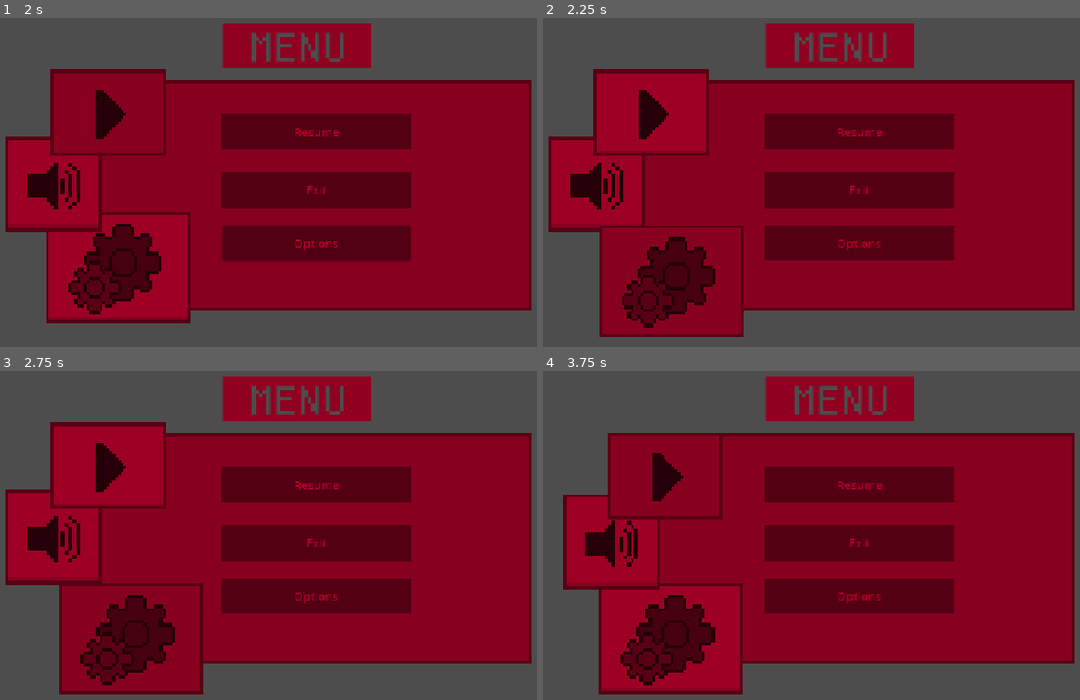
Above: before the commit, frames 1-4 (two rows, left to right).
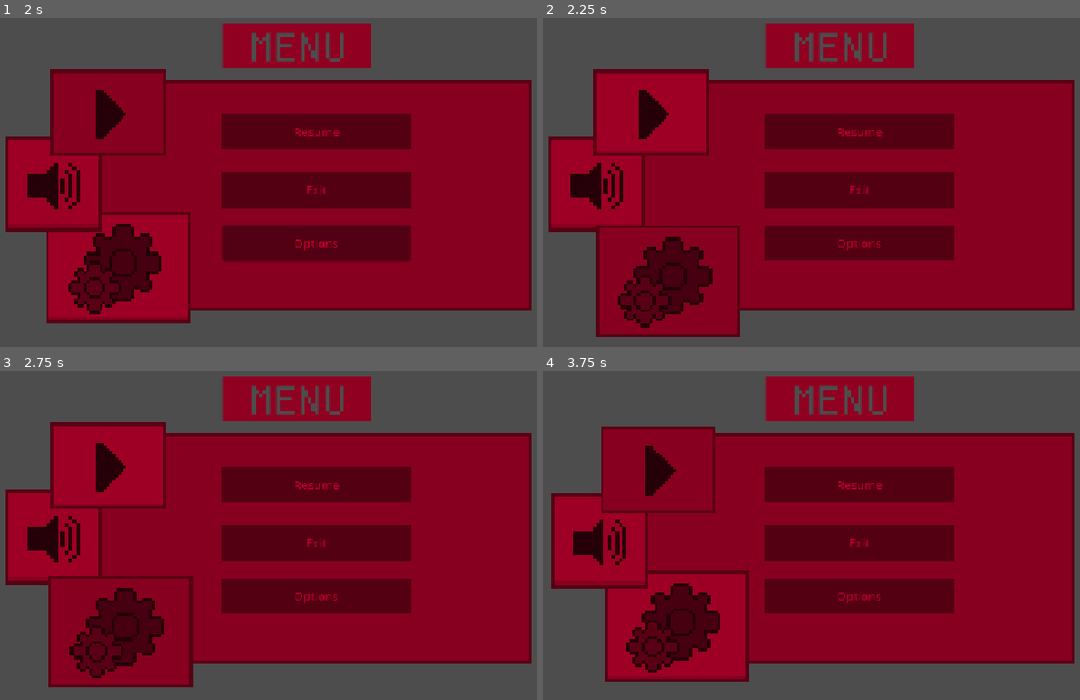
Above: after the commit, the same moments.

Repository: Randompigion/AnomalyHuntersJameGam
Game: Godot game, scene res://Menu/menu.tscn
The game is run twice, just before and just after one commit, with the same random seed, the same clock (stepped at 60 frames per second) and the same inputs. This scene is started directly instead of the project's main scene.
Inputs (mouse positions are in pixels of both pictures, inside the frame that each line leads up to):
- Up to frame 1 (2 s): click "Resume" at 0.5 s; click "Options" at 1.25 s
- Up to frame 2 (2.25 s): click (666, 268) at 2 s
- Up to frame 3 (2.75 s): no input
- Up to frame 4 (3.75 s): click (607, 538) at 2.75 s; click (650, 466) at 3.5 s

Frame 1 is identical in both runs. In frame 2, 2.0% of the frame differs, in the area x 9-38%, y 63-97%; in frame 3, 5.0%; in frame 4, 8.6%, in the area x 1-39%, y 16-99%.

Commit message:
moved menu files to the correct folder

Diff:
--- a/Menu/menu.tscn
+++ b/Menu/menu.tscn
@@ -1,10 +1,10 @@
 [gd_scene format=3 uid="uid://cjp4jtcm2kqrv"]
 
-[ext_resource type="Script" uid="uid://c7dya4lkcs0rk" path="res://menu.gd" id="1_4hy44"]
+[ext_resource type="Script" uid="uid://c7dya4lkcs0rk" path="res://Menu/menu.gd" id="1_4hy44"]
 [ext_resource type="Texture2D" uid="uid://b1rvdemwo8py7" path="res://Assets/Menu/option1.png" id="1_lti8b"]
 [ext_resource type="Texture2D" uid="uid://igdtgn16gtme" path="res://Assets/Menu/option3.png" id="1_mae5d"]
 [ext_resource type="Texture2D" uid="uid://csw7l4j253qwn" path="res://Assets/Menu/option2.png" id="2_4hy44"]
-[ext_resource type="ButtonGroup" uid="uid://dunf4ldps3mcd" path="res://mainButtons.tres" id="2_kk3ma"]
+[ext_resource type="ButtonGroup" uid="uid://dunf4ldps3mcd" path="res://Menu/mainButtons.tres" id="2_kk3ma"]
 [ext_resource type="FontFile" uid="uid://b1vba2nd0544p" path="res://Assets/Menu/Pixeland.ttf" id="2_nrnbx"]
 [ext_resource type="Texture2D" uid="uid://c08rup67fkr1u" path="res://Assets/Menu/option3_pressed.png" id="3_ytr4m"]
 [ext_resource type="Texture2D" uid="uid://dcvvpkx2n00aj" path="res://Assets/Menu/option2_pressed.png" id="5_l48gv"]
--- a/mainButtons.tres
+++ /dev/null
@@ -1,3 +0,0 @@
-[gd_resource type="ButtonGroup" format=3 uid="uid://dunf4ldps3mcd"]
-
-[resource]
--- a/main_buttons.gd
+++ /dev/null
@@ -1,11 +0,0 @@
-extends Control
-
-
-# Called when the node enters the scene tree for the first time.
-func _ready() -> void:
-	pass # Replace with function body.
-
-
-# Called every frame. 'delta' is the elapsed time since the previous frame.
-func _process(delta: float) -> void:
-	pass
--- a/menu.gd
+++ /dev/null
@@ -1,102 +0,0 @@
-extends Control
-
-@onready var main_buttons: Control = $MainButtons
-@onready var menu_label: Label = $MenuLabel
-@onready var play_panel: Panel = $PlayPanel
-@onready var volume_panel: Panel = $VolumePanel
-@onready var settings_panel: Panel = $SettingsPanel
-@onready var settings_button: TextureButton = $MainButtons/SettingsButton
-@onready var volume_button: TextureButton = $MainButtons/VolumeButton
-@onready var play_button: TextureButton = $MainButtons/PlayButton
-@onready var settings_og_position: Vector2 = settings_button.position
-@onready var volume_og_position: Vector2 = volume_button.position
-@onready var play_og_position: Vector2 = play_button.position
-
-@export var shake: float = 4.0
-@export var min_offset: float = 2.0
-@export var max_offset: float = 15.0
-
-
-var menu_color = Color(0.809, 0.0, 0.186)
-var is_darker: bool = false
-var is_hovering: bool = false
-var rand_offset: Vector2
-var this: TextureButton
-var z: int = 0
-var selected: TextureButton
-
-
-# Called when the node enters the scene tree for the first time.
-func _ready() -> void:
-	main_buttons.modulate = menu_color
-	play_panel.modulate = menu_color
-	play_panel.visible = true
-	volume_panel.visible = false
-	settings_panel.visible = false
-	selected = play_button
-	menu_label.add_theme_color_override("font_color", menu_color.darkened(0.3))
-
-
-# Called every frame. 'delta' is the elapsed time since the previous frame.
-func _process(_delta: float) -> void:
-	if selected != null:
-		selected.button_pressed = true
-
-
-func shaking(element, og_position) -> void:
-	while is_hovering == true:
-		rand_offset = Vector2(randf_range(min_offset, max_offset), randf_range(min_offset, max_offset))
-		element.position += rand_offset
-		await get_tree().create_timer(0.1).timeout
-		element.position = og_position
-
-
-func _on_settings_button_mouse_entered() -> void:
-	is_hovering = true
-	this = settings_button
-	shaking(this, settings_og_position)
-	z += 1
-	settings_button.z_index = z
-
-
-func _on_settings_button_mouse_exited() -> void:
-	is_hovering = false
-	this = null
-
-
-func _on_volume_button_mouse_entered() -> void:
-	is_hovering = true
-	this = volume_button
-	shaking(this, volume_og_position)
-	z += 1
-	volume_button.z_index = z
-
-
-func _on_volume_button_mouse_exited() -> void:
-	is_hovering = false
-	this = null
-
-
-func _on_play_button_mouse_entered() -> void:
-	is_hovering = true
-	this = play_button
-	shaking(this, play_og_position)
-	z += 1
-	play_button.z_index = z
-
-
-func _on_play_button_mouse_exited() -> void:
-	is_hovering = false
-	this = null
-
-
-func _on_play_button_toggled(_toggled_on: bool) -> void:
-	selected = play_button
-
-
-func _on_volume_button_toggled(_toggled_on: bool) -> void:
-	selected = volume_button
-
-
-func _on_settings_button_toggled(_toggled_on: bool) -> void:
-	selected = settings_button
--- a/menu.tscn
+++ /dev/null
@@ -1,240 +0,0 @@
-[gd_scene format=3 uid="uid://cjp4jtcm2kqrv"]
-
-[ext_resource type="Script" uid="uid://c7dya4lkcs0rk" path="res://menu.gd" id="1_4hy44"]
-[ext_resource type="Texture2D" uid="uid://b1rvdemwo8py7" path="res://Assets/Menu/option1.png" id="1_lti8b"]
-[ext_resource type="Texture2D" uid="uid://igdtgn16gtme" path="res://Assets/Menu/option3.png" id="1_mae5d"]
-[ext_resource type="Texture2D" uid="uid://csw7l4j253qwn" path="res://Assets/Menu/option2.png" id="2_4hy44"]
-[ext_resource type="ButtonGroup" uid="uid://dunf4ldps3mcd" path="res://mainButtons.tres" id="2_kk3ma"]
-[ext_resource type="FontFile" uid="uid://b1vba2nd0544p" path="res://Assets/Menu/Pixeland.ttf" id="2_nrnbx"]
-[ext_resource type="Texture2D" uid="uid://c08rup67fkr1u" path="res://Assets/Menu/option3_pressed.png" id="3_ytr4m"]
-[ext_resource type="Texture2D" uid="uid://dcvvpkx2n00aj" path="res://Assets/Menu/option2_pressed.png" id="5_l48gv"]
-[ext_resource type="Texture2D" uid="uid://bgnpb5mkqlxu6" path="res://Assets/Menu/option1_pressed.png" id="7_ecwwl"]
-
-[sub_resource type="StyleBoxFlat" id="StyleBoxFlat_4hy44"]
-bg_color = Color(0.65628535, 0.6562854, 0.6562853, 1)
-border_width_left = 4
-border_width_top = 4
-border_width_right = 4
-border_width_bottom = 4
-border_color = Color(0.4392157, 0.4392157, 0.4392157, 1)
-
-[sub_resource type="StyleBoxFlat" id="StyleBoxFlat_nrnbx"]
-bg_color = Color(0.40832943, 0.4083295, 0.40832937, 1)
-
-[sub_resource type="StyleBoxFlat" id="StyleBoxFlat_h1wq0"]
-bg_color = Color(0.40784314, 0.40784314, 0.40784314, 1)
-
-[sub_resource type="StyleBoxFlat" id="StyleBoxFlat_ytr4m"]
-bg_color = Color(0.654902, 0.654902, 0.654902, 1)
-
-[sub_resource type="StyleBoxFlat" id="StyleBoxFlat_l48gv"]
-bg_color = Color(0.654902, 0.654902, 0.654902, 1)
-
-[node name="Menu" type="Control" unique_id=1277463647]
-layout_mode = 3
-anchors_preset = 8
-anchor_left = 0.5
-anchor_top = 0.5
-anchor_right = 0.5
-anchor_bottom = 0.5
-offset_left = 32.0
-offset_top = -4.0
-offset_right = 32.0
-offset_bottom = -4.0
-grow_horizontal = 2
-grow_vertical = 2
-script = ExtResource("1_4hy44")
-
-[node name="MenuLabel" type="Label" parent="." unique_id=1178105422]
-layout_mode = 1
-anchors_preset = 8
-anchor_left = 0.5
-anchor_top = 0.5
-anchor_right = 0.5
-anchor_bottom = 0.5
-offset_left = -128.0
-offset_top = -272.0
-offset_right = 107.0
-offset_bottom = -167.0
-grow_horizontal = 2
-grow_vertical = 2
-theme_override_colors/font_color = Color(0.5931336, 0.59313357, 0.59313357, 1)
-theme_override_fonts/font = ExtResource("2_nrnbx")
-theme_override_font_sizes/font_size = 100
-text = " MENU "
-
-[node name="PlayPanel" type="Panel" parent="." unique_id=449300224]
-layout_mode = 1
-anchors_preset = 8
-anchor_left = 0.5
-anchor_top = 0.5
-anchor_right = 0.5
-anchor_bottom = 0.5
-offset_left = -328.0
-offset_top = -167.99998
-offset_right = 272.0719
-offset_bottom = 160.55461
-grow_horizontal = 2
-grow_vertical = 2
-scale = Vector2(1.1465292, 1.1078826)
-theme_override_styles/panel = SubResource("StyleBoxFlat_4hy44")
-
-[node name="Button" type="Button" parent="PlayPanel" unique_id=1550758597]
-layout_mode = 1
-anchors_preset = 8
-anchor_left = 0.5
-anchor_top = 0.5
-anchor_right = 0.5
-anchor_bottom = 0.5
-offset_left = -125.59642
-offset_top = -117.34093
-offset_right = 133.40356
-offset_bottom = -65.34093
-grow_horizontal = 2
-grow_vertical = 2
-theme_override_styles/normal = SubResource("StyleBoxFlat_nrnbx")
-text = "Resume"
-
-[node name="Button2" type="Button" parent="PlayPanel" unique_id=1457550766]
-layout_mode = 1
-anchors_preset = 8
-anchor_left = 0.5
-anchor_top = 0.5
-anchor_right = 0.5
-anchor_bottom = 0.5
-offset_left = -125.59642
-offset_top = -34.299637
-offset_right = 133.40356
-offset_bottom = 17.700363
-grow_horizontal = 2
-grow_vertical = 2
-theme_override_styles/normal = SubResource("StyleBoxFlat_nrnbx")
-text = "Exit"
-
-[node name="Button3" type="Button" parent="PlayPanel" unique_id=2065332412]
-layout_mode = 1
-anchors_preset = 8
-anchor_left = 0.5
-anchor_top = 0.5
-anchor_right = 0.5
-anchor_bottom = 0.5
-offset_left = -125.59642
-offset_top = 41.52066
-offset_right = 133.40356
-offset_bottom = 93.520645
-grow_horizontal = 2
-grow_vertical = 2
-theme_override_styles/normal = SubResource("StyleBoxFlat_h1wq0")
-text = "Options"
-
-[node name="VolumePanel" type="Panel" parent="." unique_id=1432300705]
-visible = false
-layout_mode = 1
-anchors_preset = 8
-anchor_left = 0.5
-anchor_top = 0.5
-anchor_right = 0.5
-anchor_bottom = 0.5
-offset_left = -328.0
-offset_top = -156.00002
-offset_right = 293.0047
-offset_bottom = 172.55461
-grow_horizontal = 2
-grow_vertical = 2
-scale = Vector2(1.1465292, 1.1078826)
-theme_override_styles/panel = SubResource("StyleBoxFlat_ytr4m")
-
-[node name="SettingsPanel" type="Panel" parent="." unique_id=880388889]
-visible = false
-layout_mode = 1
-anchors_preset = 8
-anchor_left = 0.5
-anchor_top = 0.5
-anchor_right = 0.5
-anchor_bottom = 0.5
-offset_left = -328.0
-offset_top = -156.00002
-offset_right = 293.0047
-offset_bottom = 172.55461
-grow_horizontal = 2
-grow_vertical = 2
-scale = Vector2(1.1465292, 1.1078826)
-theme_override_styles/panel = SubResource("StyleBoxFlat_l48gv")
-
-[node name="MainButtons" type="Control" parent="." unique_id=1060669825]
-anchors_preset = 0
-offset_left = 328.0
-offset_top = 140.0
-offset_right = 368.0
-offset_bottom = 180.0
-scale = Vector2(1.8518614, 1.9325137)
-
-[node name="SettingsButton" type="TextureButton" parent="MainButtons" unique_id=862944627]
-layout_mode = 1
-anchors_preset = 8
-anchor_left = 0.5
-anchor_top = 0.5
-anchor_right = 0.5
-anchor_bottom = 0.5
-offset_left = -417.43796
-offset_top = -71.74607
-offset_right = -319.8963
-offset_bottom = 0.781929
-grow_horizontal = 2
-grow_vertical = 2
-scale = Vector2(1.3286563, 1.2556956)
-toggle_mode = true
-button_group = ExtResource("2_kk3ma")
-texture_normal = ExtResource("1_mae5d")
-texture_pressed = ExtResource("3_ytr4m")
-stretch_mode = 4
-
-[node name="VolumeButton" type="TextureButton" parent="MainButtons" unique_id=1437962803]
-layout_mode = 1
-anchors_preset = 8
-anchor_left = 0.5
-anchor_top = 0.5
-anchor_right = 0.5
-anchor_bottom = 0.5
-offset_left = -451.99774
-offset_top = -133.84137
-offset_right = -371.82236
-offset_bottom = -71.700874
-grow_horizontal = 2
-grow_vertical = 2
-scale = Vector2(1.283212, 1.2657458)
-toggle_mode = true
-button_group = ExtResource("2_kk3ma")
-texture_normal = ExtResource("2_4hy44")
-texture_pressed = ExtResource("5_l48gv")
-stretch_mode = 4
-
-[node name="PlayButton" type="TextureButton" parent="MainButtons" unique_id=719912525]
-layout_mode = 1
-anchors_preset = 8
-anchor_left = 0.5
-anchor_top = 0.5
-anchor_right = 0.5
-anchor_bottom = 0.5
-offset_left = -413.11798
-offset_top = -187.65729
-offset_right = -328.13956
-offset_bottom = -126.48569
-grow_horizontal = 2
-grow_vertical = 2
-scale = Vector2(1.1692321, 1.1504468)
-toggle_mode = true
-button_group = ExtResource("2_kk3ma")
-texture_normal = ExtResource("1_lti8b")
-texture_pressed = ExtResource("7_ecwwl")
-stretch_mode = 4
-
-[connection signal="mouse_entered" from="MainButtons/SettingsButton" to="." method="_on_settings_button_mouse_entered"]
-[connection signal="mouse_exited" from="MainButtons/SettingsButton" to="." method="_on_settings_button_mouse_exited"]
-[connection signal="toggled" from="MainButtons/SettingsButton" to="." method="_on_settings_button_toggled"]
-[connection signal="mouse_entered" from="MainButtons/VolumeButton" to="." method="_on_volume_button_mouse_entered"]
-[connection signal="mouse_exited" from="MainButtons/VolumeButton" to="." method="_on_volume_button_mouse_exited"]
-[connection signal="toggled" from="MainButtons/VolumeButton" to="." method="_on_volume_button_toggled"]
-[connection signal="mouse_entered" from="MainButtons/PlayButton" to="." method="_on_play_button_mouse_entered"]
-[connection signal="mouse_exited" from="MainButtons/PlayButton" to="." method="_on_play_button_mouse_exited"]
-[connection signal="toggled" from="MainButtons/PlayButton" to="." method="_on_play_button_toggled"]
Not shown, removed: main_buttons.gd.uid
Not shown, removed: menu.gd.uid
Not shown: 1 places in node_2d.tscn that only renumber resources
Not shown, changed: .DS_Store
